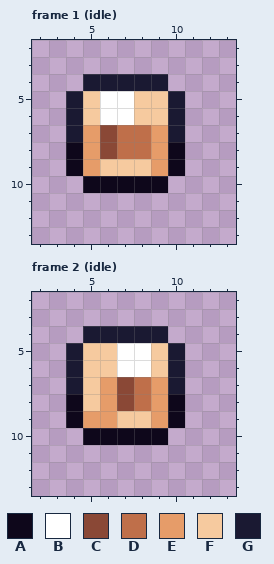
Pixel-art file -- core/assets/ase/coin.aseprite. Above is the file before it was changed.
16x16 pixels, 6 frames. Shown: frame 1 (idle): x 2..13, y 2..13; frame 2 (idle): x 2..13, y 2..13. The commit also changed other frames, which this record leaves out.
Visible layers, top first: "bronze", "iron", "gold".
Palette (. is transparent): A #0e071b  B #ffffff  C #8a4836  D #bf6f4a  E #e69c69  F #f6ca9f  G #1a1932
Pixels before, frame 1 (idle), first column x 4:
 4 .GGGGG.
 5 GFBBFFG
 6 GFBBFFG
 7 GECDDEG
 8 AECDDEA
 9 AEFFFEA
10 .AAAAA.
Pixels before, frame 2 (idle), first column x 4:
 4 .GGGGG.
 5 GFFBBFG
 6 GFFBBFG
 7 GFECDEG
 8 AFECDEA
 9 AEEFFEA
10 .AAAAA.
The same view after the edit:
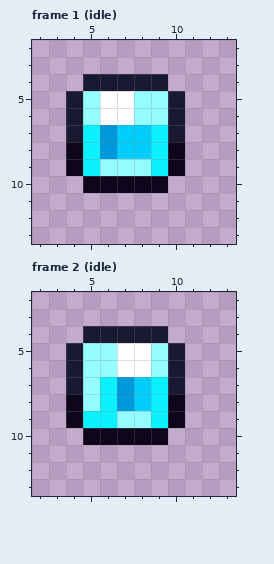
What changed:
layer "diamond" added
colour C: #8a4836 -> #0098dc
colour D: #bf6f4a -> #00cdf9
colour E: #e69c69 -> #0cf1ff
colour F: #f6ca9f -> #94fdff
Pixel boxes of the changes (left, top, right, bottom) in both pictures:
changed: (83, 91, 168, 176)
changed: (83, 343, 168, 428)
